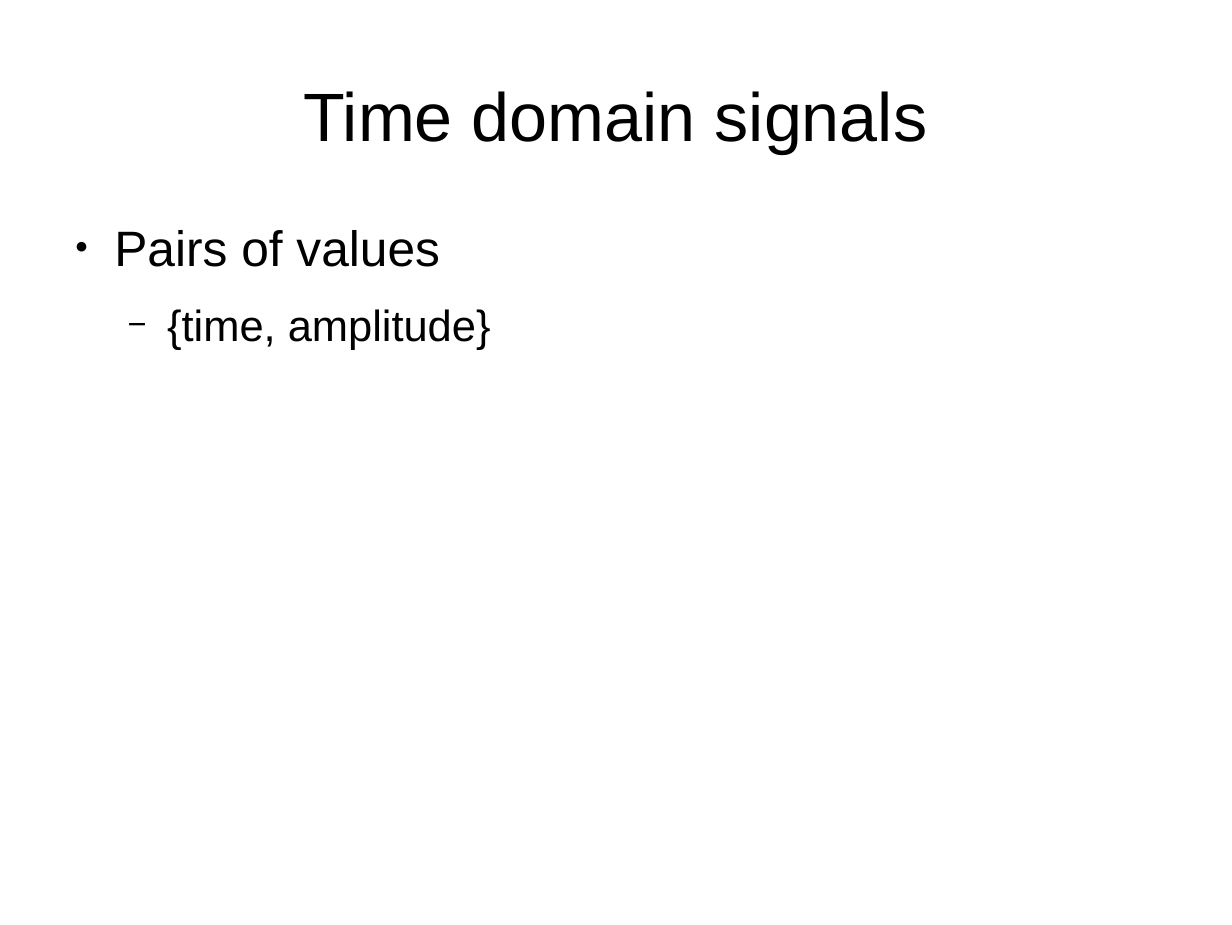
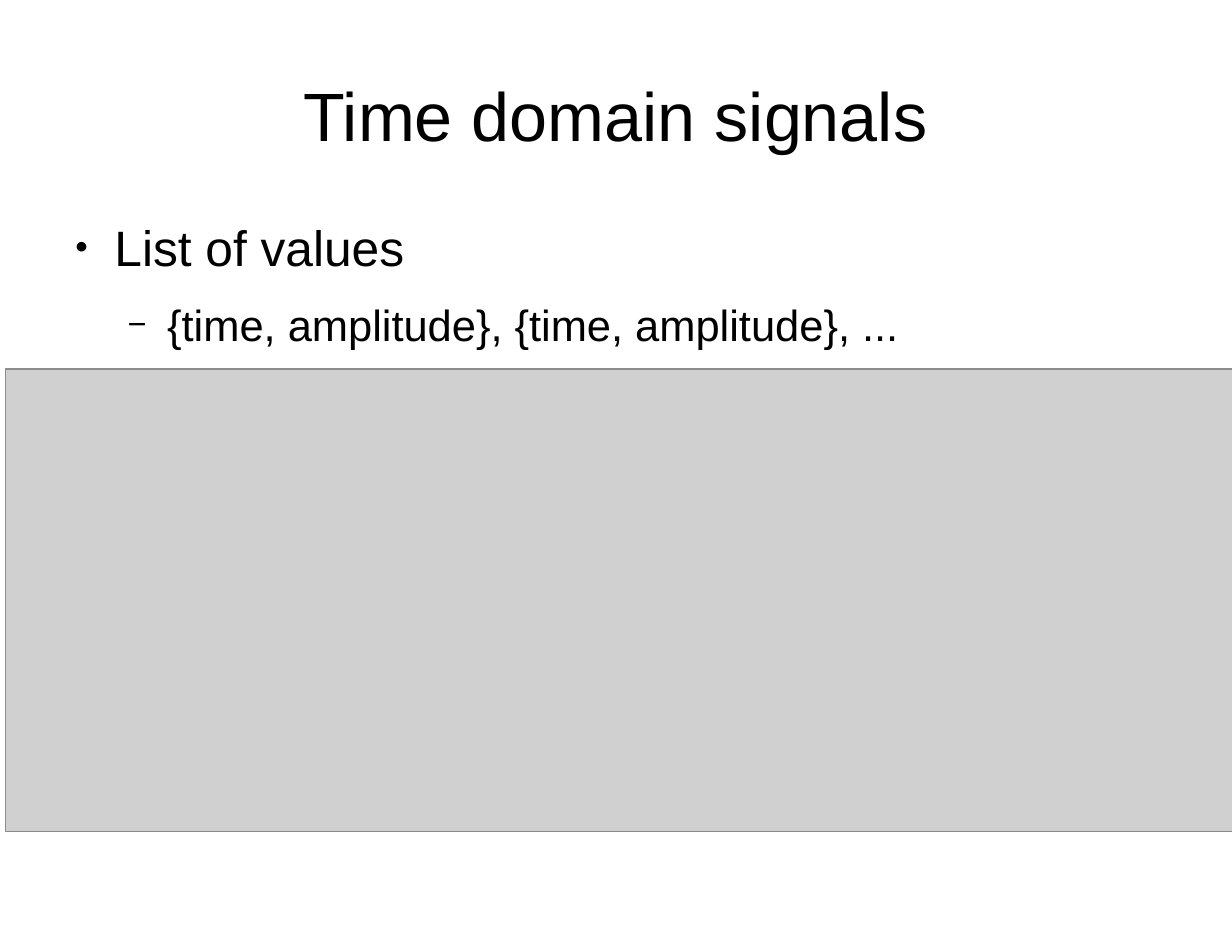
Before and after one commit to weegreenblobbie/sd_audio_hackers, a slide deck: slide 4 of spectrograms_explained/presentation_spectrograms_explained.odp. Drawn at 1232x925 pixels with LibreOffice and Linux fonts; fonts in the diff are those of the drawing; grey boxes stand for pictures. Boxes give left, top, right and bottom in pixels: in the first picture for what was removed or moved away, otherwise in the second. Text is boxed around its words. In the diff, an @@ line names an element or a change of style, - is before the commit and + after.

Commit message:
work in progress

```diff
--- a/spectrograms_explained/presentation_spectrograms_explained.odp
+++ b/spectrograms_explained/presentation_spectrograms_explained.odp
@@ text at (x1=114, y1=230, x2=850, y2=350): text changed @@
-● Pairs of values
-  − {time, amplitude}
+● List of values
+  − {time, amplitude}, {time, amplitude}, ...
@@ picture added at (x1=6, y1=369, x2=1232, y2=832) @@
```
Also in this commit, not shown: 7 slides added.
